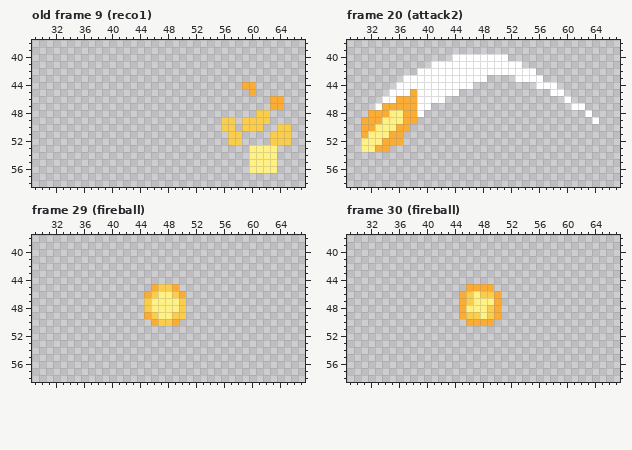
File history of a pixel-art file, Assets/Graphics/FireSpirit/FireSpritAssets.aseprite. This is how it looked before the edit.
96x96 pixels, 33 frames. Shown: old frame 9 (reco1): x 29..67, y 38..58; frame 20 (attack2): x 29..67, y 38..58; frame 29 (fireball): x 29..67, y 38..58; frame 30 (fireball): x 29..67, y 38..58. The commit also changed other frames, which this record leaves out.
Once edited:
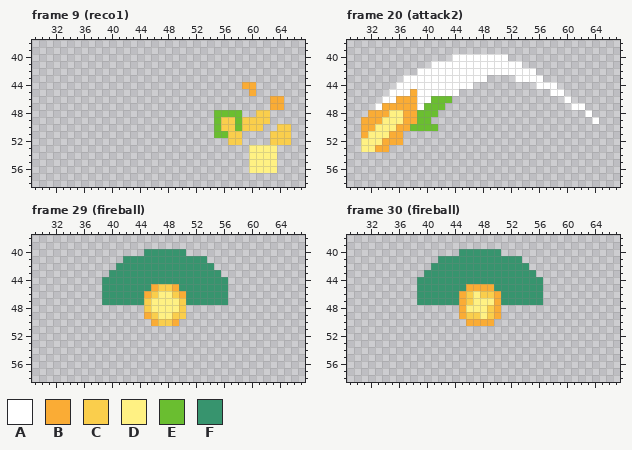
Palette (. is transparent): A #ffffff  B #faac35  C #face4c  D #fff183  E #6abe30  F #37946e
A new or re-ordered frame is compared with the old frame closest to it.
Difference:
frames 33 -> 41
layer "sketch" now shown
--- frame 9 (reco1) is new; against old frame 9 (reco1), layer "sketch"
@@ x 53..60 @@
 47 ........
-48 ........
-49 ...CC.CC
-50 ...CC.CC
-51 ....CC..
+48 ..EEEE..
+49 ..ECCECC
+50 ..ECCECC
+51 ..EECC..
 52 ....CC..
--- frame 20 (attack2), layer "sketch"
@@ x 36..45 @@
 45 AABAAAAAA.
-46 BBBAAAA...
-47 BBBAA.....
-48 DBBA......
-49 DBB.......
-50 BB........
+46 BBBAAEEE..
+47 BBBAEEE...
+48 DBBEEE....
+49 DBBEE.....
+50 BBEEEE....
 51 B.........
--- frame 29 (fireball), layer "sketch"
@@ x 37..58 @@
 39 ......................
-40 ......................
-41 ......................
-42 ......................
-43 ......................
-44 ......................
-45 .........BCCB.........
-46 ........BCDDCB........
-47 ........CDDDDC........
+40 ........FFFFFF........
+41 .....FFFFFFFFFFFF.....
+42 ....FFFFFFFFFFFFFF....
+43 ...FFFFFFFFFFFFFFFF...
+44 ..FFFFFFFFFFFFFFFFFF..
+45 ..FFFFFFFBCCBFFFFFFF..
+46 ..FFFFFFBCDDCBFFFFFF..
+47 ..FFFFFFCDDDDCFFFFFF..
 48 ........CDDDDC........
--- frame 30 (fireball), layer "sketch"
@@ x 37..58 @@
 39 ......................
-40 ......................
-41 ......................
-42 ......................
-43 ......................
-44 ......................
-45 .........BBBB.........
-46 ........BCDCCB........
-47 ........BCDDDB........
+40 ........FFFFFF........
+41 .....FFFFFFFFFFFF.....
+42 ....FFFFFFFFFFFFFF....
+43 ...FFFFFFFFFFFFFFFF...
+44 ..FFFFFFFFFFFFFFFFFF..
+45 ..FFFFFFFBBBBFFFFFFF..
+46 ..FFFFFFBCDCCBFFFFFF..
+47 ..FFFFFFBCDDDBFFFFFF..
 48 ........BDDDCB........
Where, in picture pixels (left, top, right, bottom), the same in both pictures:
added: (214, 110, 242, 138)
changed: (410, 96, 452, 131)
added: (102, 249, 228, 305)
added: (417, 249, 543, 305)
